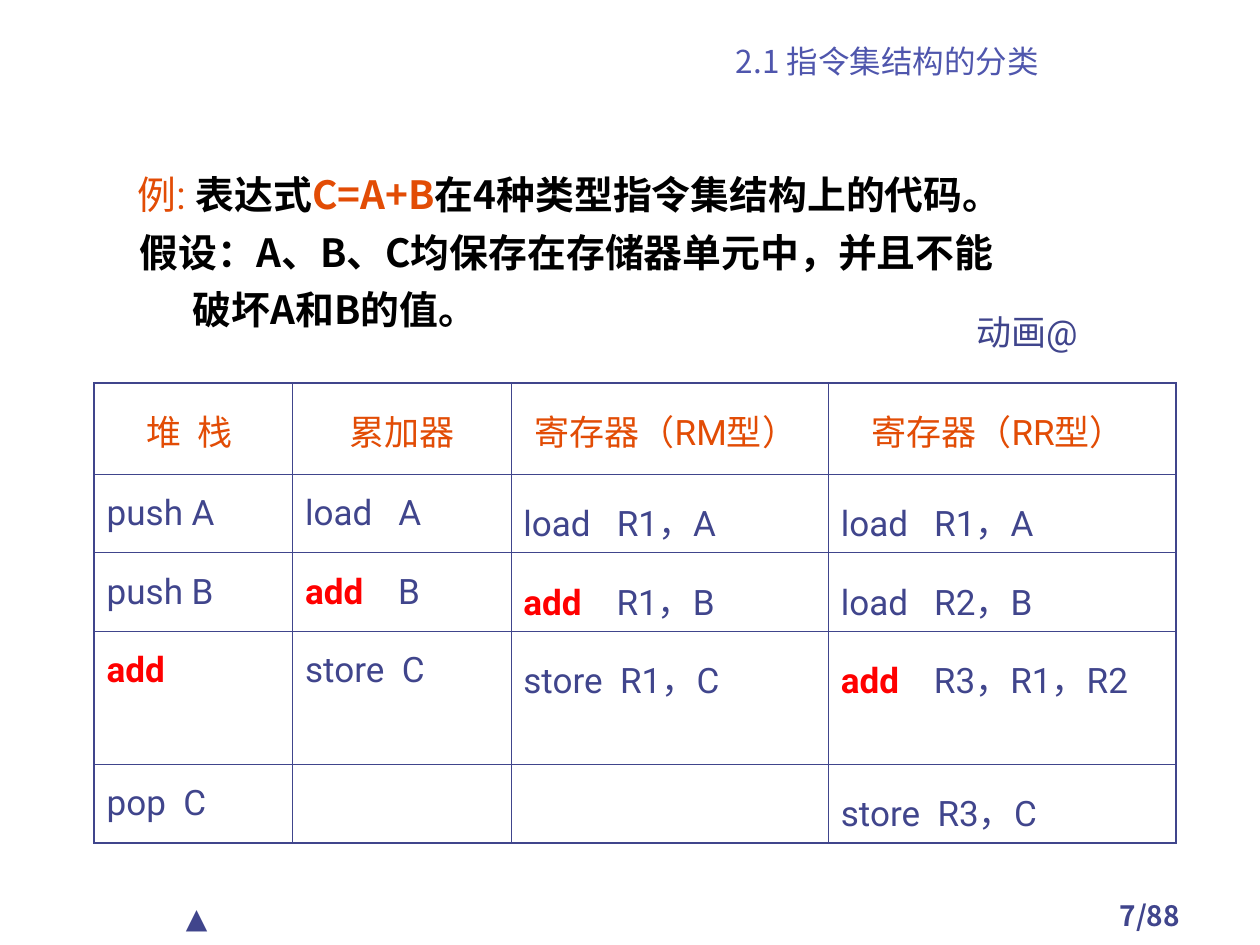
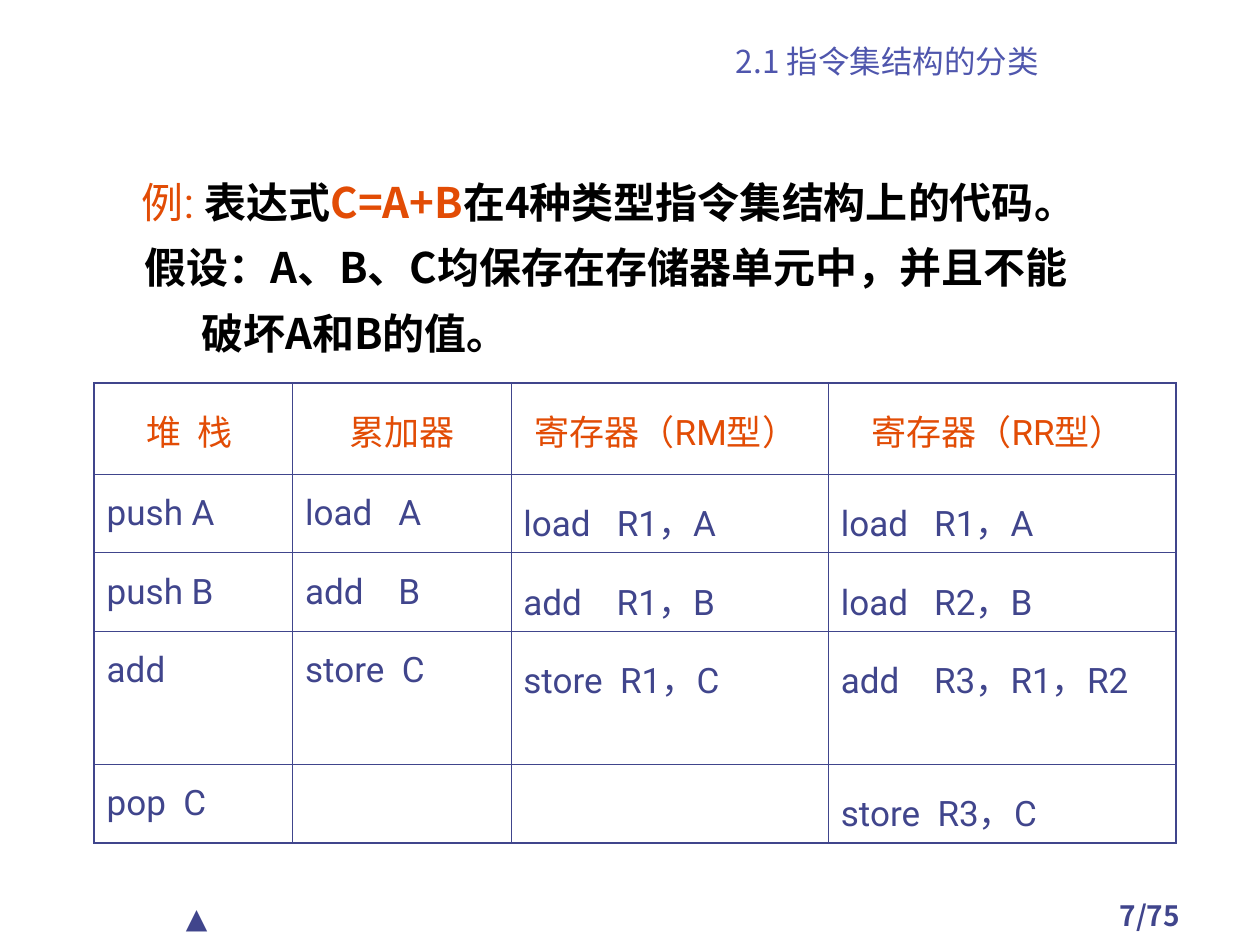
Before and after one commit to TangciuYueng/CA, a slide deck: slide 7 of 第2章 计算机指令集结构.ppt. Drawn at 1260x945 pixels with LibreOffice and Linux fonts; fonts in the diff are those of the drawing; background and template pictures are left out. Boxes give left, top, right and bottom in pixels: in the first picture for what was removed or moved away, otherwise in the second. Text is boxed around its words. In the diff, an @@ line names an element or a change of style, - is before the commit and + after.

```diff
--- a/第2章 计算机指令集结构.ppt
+++ b/第2章 计算机指令集结构.ppt
@@ text "例: 表达式C=A+B在4种类型指令集结构上的代码。" at bbox=[142, 182, 1077, 353]: size 22.2 to 24 pt; line spacing 1 to 1.1 @@
@@ text removed at bbox=[976, 316, 1078, 353] @@
-动画@
@@ table at bbox=[94, 383, 1176, 840] @@
@@ text colour #FF0000 to #40458C, bold off in "add", "add", "add", "add" @@
@@ page number at bbox=[1120, 903, 1180, 931]: text changed @@
-7/88
+7/75
```
Also in this commit, not shown: 47 other slides changed, 1 slide added, 13 slides removed, 17 other files.
